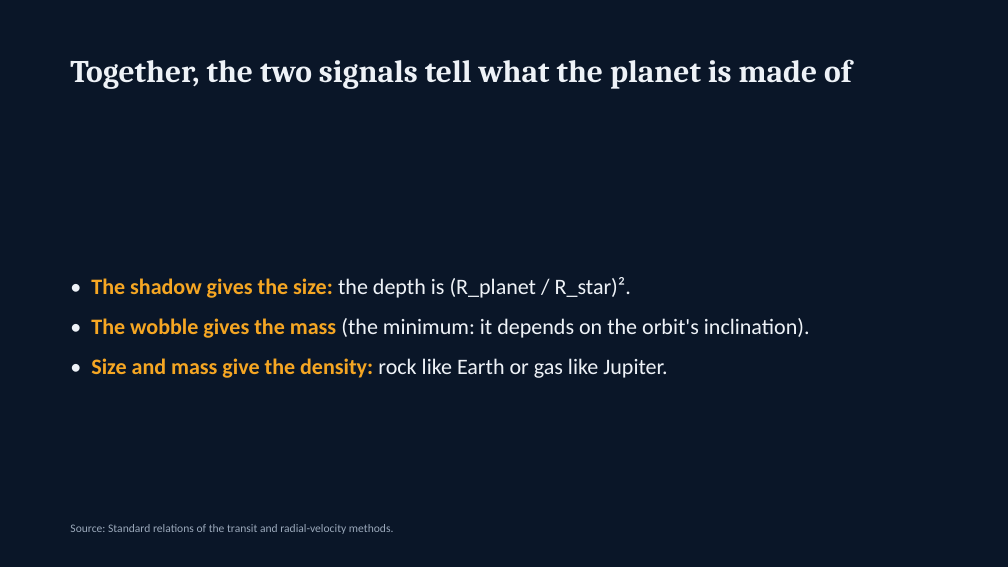
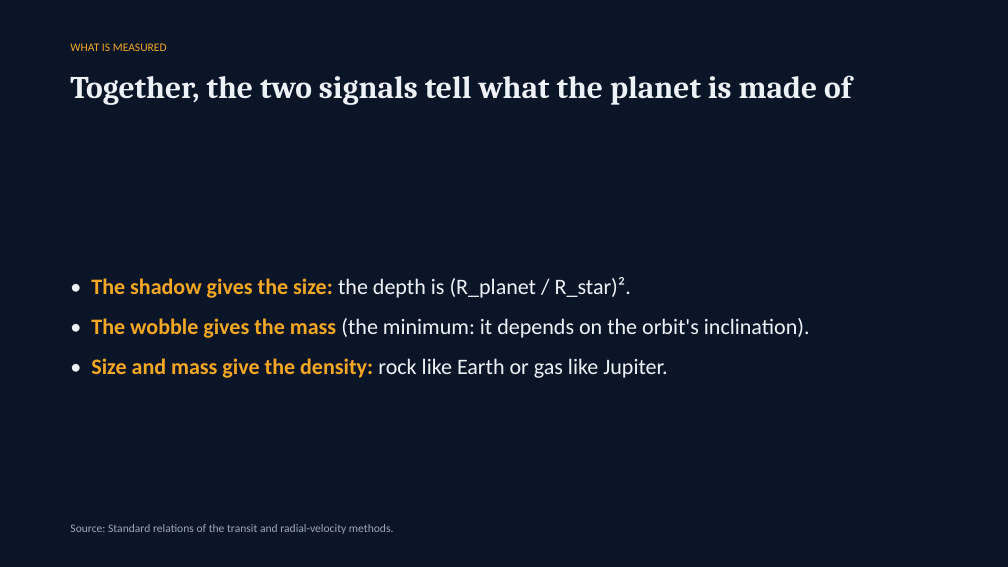
Before and after one commit to jpcastillo714/presentation-kit, a slide deck: slide 5 of examples/exoplanets/exoplanets.pptx. Drawn at 1008x567 pixels with LibreOffice and Linux fonts; fonts in the diff are those of the drawing. Boxes give left, top, right and bottom in pixels: in the first picture for what was removed or moved away, otherwise in the second. Text is boxed around its words. In the diff, an @@ line names an element or a change of style, - is before the commit and + after.

```diff
--- a/examples/exoplanets/exoplanets.pptx
+++ b/examples/exoplanets/exoplanets.pptx
@@ text added at [70,43,167,51], 11 pt, text #F5A623 @@
+WHAT IS MEASURED
@@ text "Together, the two signals tell ...": place and size @@
-text "Together, the two signals tell ..." at [70,59,851,89]
+text "Together, the two signals tell ..." at [70,75,851,105]
```
Also in this commit, not shown: 6 other slides changed, 50 other files.
